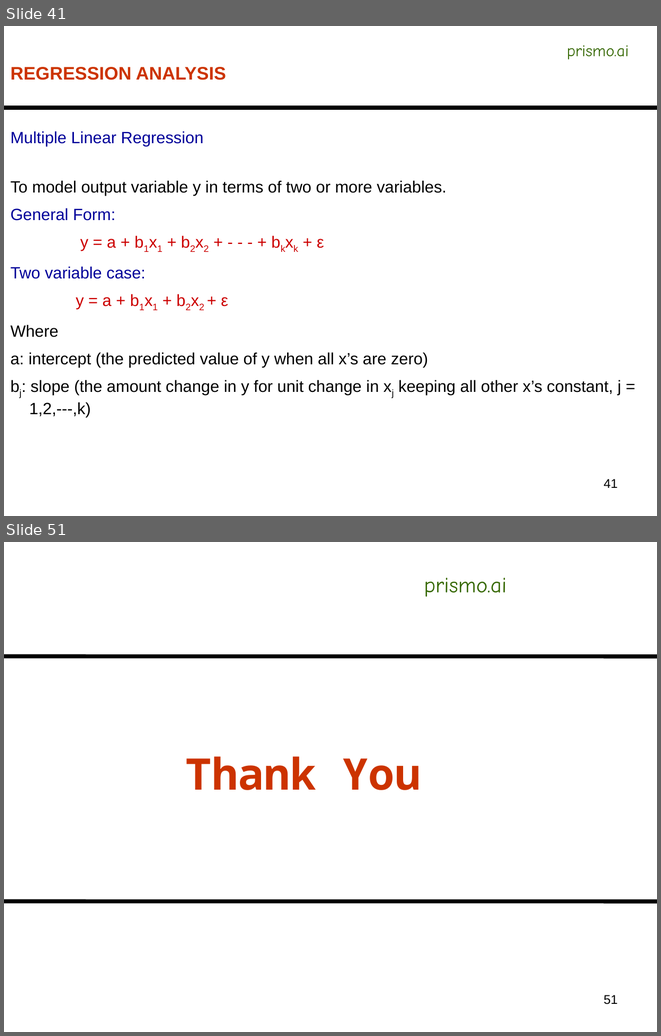
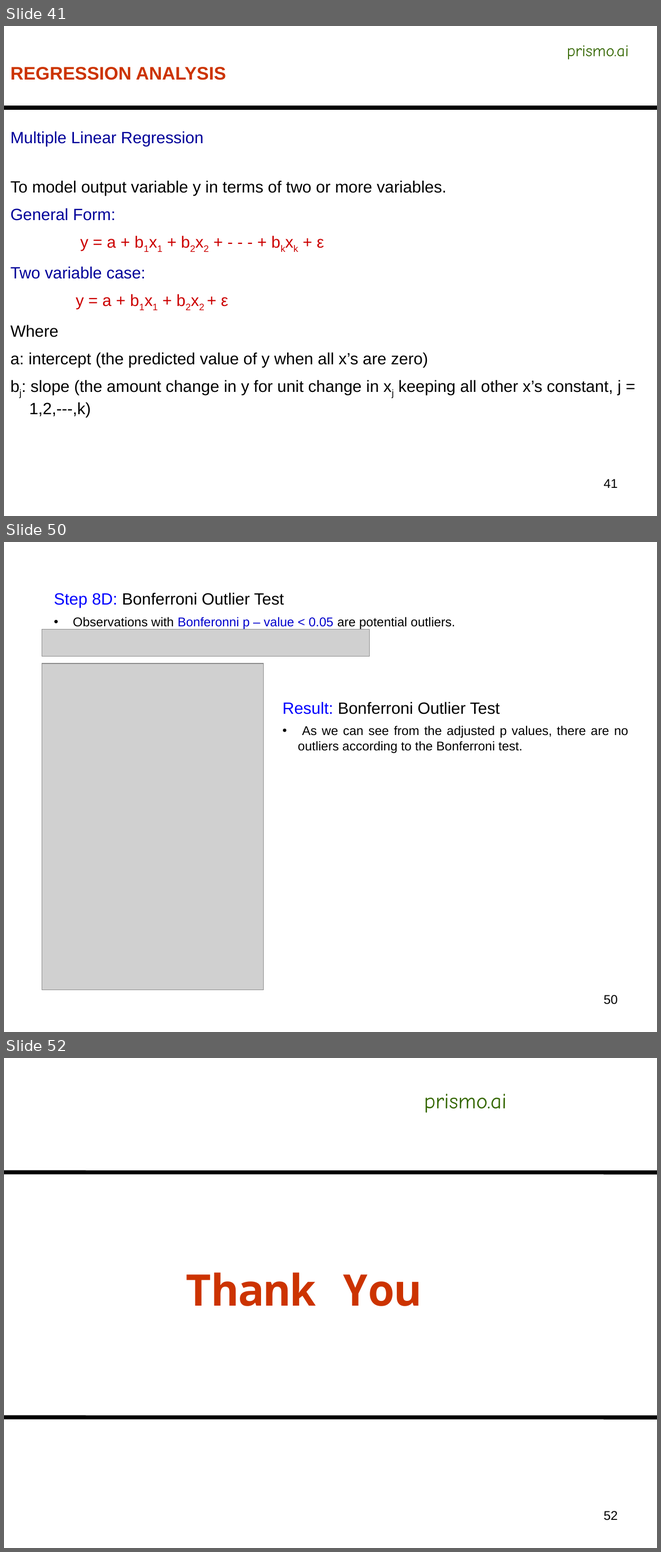
Before and after one commit to AnirbanDatta87/Python, a slide deck: Concepts/C12 - Predictive Modeling/Business_Forecasting_Module1.pptx. Shown one above the other, each under a label of ours: slides 41 and 51 before the commit, slides 41, 50 and 52 after it; the slides between them are not shown. The pictures are 661x1036 and 661x1552 pixels, drawn with LibreOffice and Linux fonts; fonts in the diff are those of the drawing; grey boxes stand for pictures. Boxes give left, top, right and bottom in pixels: in the first picture for what was removed or moved away, otherwise in the second. Text is boxed around its words. In the diff, an @@ line names an element or a change of style, - is before the commit and + after.

```diff
--- a/Concepts/C12 - Predictive Modeling/Business_Forecasting_Module1.pptx
+++ b/Concepts/C12 - Predictive Modeling/Business_Forecasting_Module1.pptx
@@ slide 50 added at box(4, 542, 657, 1032), background #FFFFFF @@
@@ text added at box(54, 592, 455, 629), 14 pt, text #000000 @@
+Step 8D: Bonferroni Outlier Test
+• Observations with Bonferonni p – value < 0.05 are potential outliers.
@@ picture added at box(42, 629, 369, 656) @@
@@ picture added at box(42, 663, 263, 990) @@
@@ text added at box(282, 702, 628, 753), 14 pt, text #000000 @@
+Result: Bonferroni Outlier Test
+• As we can see from the adjusted p values, there are no outliers according to the Bonferroni test.
@@ page number added at box(603, 995, 618, 1004), 14 pt, text #000000 @@
+50
@@ what was slide 51 is now slide 52 @@
@@ page number at box(603, 1511, 618, 1520): text changed @@
-51
+52
```
Also in this commit, not shown: 4 slides changed, 5 other slides added, 5 slides removed, 21 other files.
